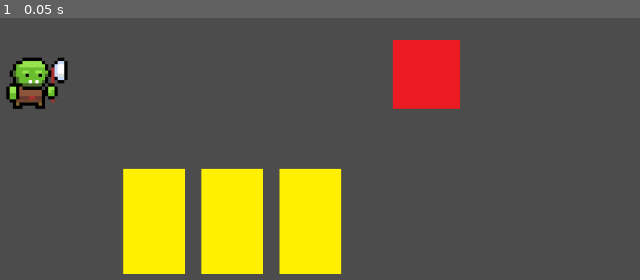
Above: before the commit, frame 1.
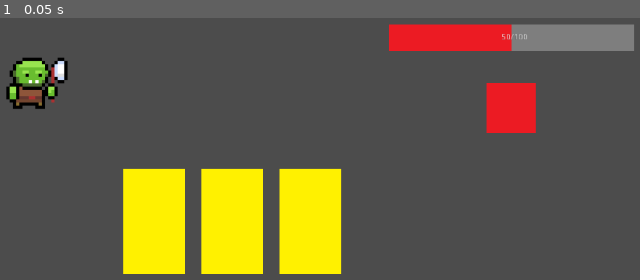
Above: after the commit, the same moment.

Repository: gologo-path/GameProject
Game: Godot game, scene res://scenes/Main.tscn
The game is run twice, just before and just after one commit, with the same random seed, the same clock (stepped at 60 frames per second) and the same inputs.
Inputs:
- Up to frame 1 (0.05 s): no input

The runs differ from the first frame. In frame 1, 7.3% of the frame differs, in the area x 60-100%, y 2-44%.

Commit message:
Rebased enemy's sprite, added HP bar, not working

Diff:
--- a/scenes/Enemy.tscn
+++ b/scenes/Enemy.tscn
@@ -1,10 +1,22 @@
-[gd_scene load_steps=3 format=2]
+[gd_scene load_steps=6 format=2]
 
 [ext_resource path="res://assets/2.png" type="Texture" id=1]
 [ext_resource path="res://scripts/Enemy.gd" type="Script" id=2]
+[ext_resource path="res://scenes/HPBar.tscn" type="PackedScene" id=3]
+[ext_resource path="res://scripts/EnemyScene.gd" type="Script" id=4]
+[ext_resource path="res://scripts/HPBar.gd" type="Script" id=5]
 
-[node name="Sprite" type="Sprite"]
-scale = Vector2( 0.395179, 0.395179 )
+[node name="Node2D" type="Node2D"]
+script = ExtResource( 4 )
+
+[node name="Sprite" type="Sprite" parent="."]
+position = Vector2( 300, 300 )
+scale = Vector2( 0.395, 0.395 )
 texture = ExtResource( 1 )
 centered = false
 script = ExtResource( 2 )
+
+[node name="Node2D" parent="." instance=ExtResource( 3 )]
+position = Vector2( 50, 150 )
+scale = Vector2( 1.5, 1.5 )
+script = ExtResource( 5 )
--- /dev/null
+++ b/scenes/HPBar.tscn
@@ -0,0 +1,28 @@
+[gd_scene load_steps=3 format=2]
+
+[ext_resource path="res://assets/full_hp.png" type="Texture" id=1]
+[ext_resource path="res://assets/empty_hp.png" type="Texture" id=2]
+
+[node name="Node2D" type="Node2D"]
+
+[node name="TextureProgress" type="TextureProgress" parent="."]
+margin_right = 120.0
+margin_bottom = 30.0
+rect_scale = Vector2( 1.11154, 1.5413 )
+value = 50.0
+texture_under = ExtResource( 2 )
+texture_progress = ExtResource( 1 )
+__meta__ = {
+"_edit_use_anchors_": false
+}
+
+[node name="Label" type="Label" parent="."]
+margin_left = 165.0
+margin_top = 15.0
+margin_right = 265.0
+text = "50/100"
+align = 1
+valign = 1
+__meta__ = {
+"_edit_use_anchors_": false
+}
--- a/scenes/Main.tscn
+++ b/scenes/Main.tscn
@@ -11,14 +11,12 @@
 [node name="Sprite" parent="." instance=ExtResource( 1 )]
 position = Vector2( 120, 160 )
 
-[node name="Sprite2" parent="." instance=ExtResource( 2 )]
-position = Vector2( 705, 195 )
-scale = Vector2( 0.270657, 0.270657 )
-
 [node name="Node2D" parent="." instance=ExtResource( 3 )]
 position = Vector2( 360, 360 )
 scale = Vector2( 0.5, 0.5 )
 
-[connection signal="killed" from="Sprite2" to="." method="_on_Sprite2_killed"]
-[connection signal="selected" from="Sprite2" to="." method="_on_Sprite2_selected"]
+[node name="Node2D2" parent="." instance=ExtResource( 2 )]
+position = Vector2( 675, 100 )
+scale = Vector2( 0.5, 0.5 )
+
 [connection signal="card_selected" from="Node2D" to="." method="_on_Node2D_card_selected"]
--- a/scripts/Enemy.gd
+++ b/scripts/Enemy.gd
@@ -2,11 +2,6 @@
 
 func _ready():
 	pass
-
-signal selected(index)
-signal killed(index)
-
-var helth = 5;
 
 #func _process(delta):
 #	pass
@@ -14,10 +9,4 @@
 func _input(event):
 	if event is InputEventMouseButton and event.pressed and event.button_index == BUTTON_LEFT:
 		if get_rect().has_point(to_local(event.position)):
-			emit_signal("selected",get_index()) # signal on click
-
-func get_damage(damage):
-	helth -= damage
-	if helth <= 0:
-		emit_signal("killed",get_index())
-		# TODO destoy self
+			emit_signal("selected")
--- /dev/null
+++ b/scripts/EnemyScene.gd
@@ -0,0 +1,21 @@
+extends Node2D
+
+func _ready():
+	pass # Replace with function body.
+
+signal killed
+signal selected
+
+var max_helth = 5
+var helth = max_helth
+
+
+
+func get_damage(damage):
+	helth -= damage
+	if helth <= 0:
+		emit_signal("killed")
+		# TODO destoy self
+
+func selected():
+	emit_signal("selected")
--- /dev/null
+++ b/scripts/HPBar.gd
@@ -0,0 +1,6 @@
+extends Node2D
+
+
+
+func _ready():
+	pass # Replace with function body.
Binary file added: assets/empty_hp.png
Not shown, added: assets/empty_hp.png.import
Binary file added: assets/full_hp.png
Not shown, added: assets/full_hp.png.import
